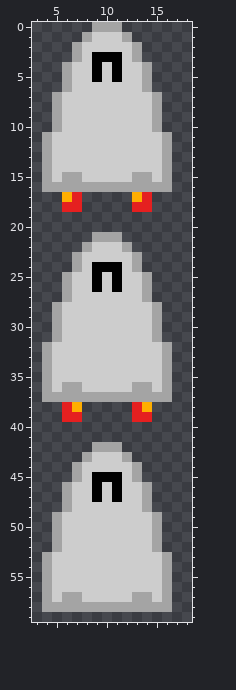
Two versions of one pixel-art sprite, client/mdls/ship1.png. The picture above is the old version.
The file is 21x63 pixels. Shown: x 3..18, y 0..59.
Now the later version:
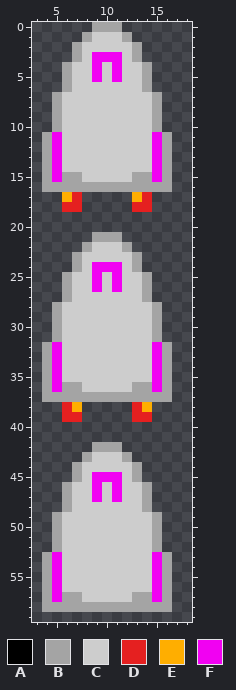
Palette (. is transparent): A #000000  B #a4a4a4  C #cdcdcd  D #e52020  E #ffae00  F #f101f2
What changed:
y 3: x 9..11 AAA -> FFF
y 4..5: x 9 A -> F; x 11 A -> F
y 11..15: x 5 C -> F; x 15 C -> F
y 24: x 9..11 AAA -> FFF
y 25..26: x 9 A -> F; x 11 A -> F
y 32..36: x 5 C -> F; x 15 C -> F
y 45: x 9..11 AAA -> FFF
y 46..47: x 9 A -> F; x 11 A -> F
y 53..57: x 5 C -> F; x 15 C -> F
